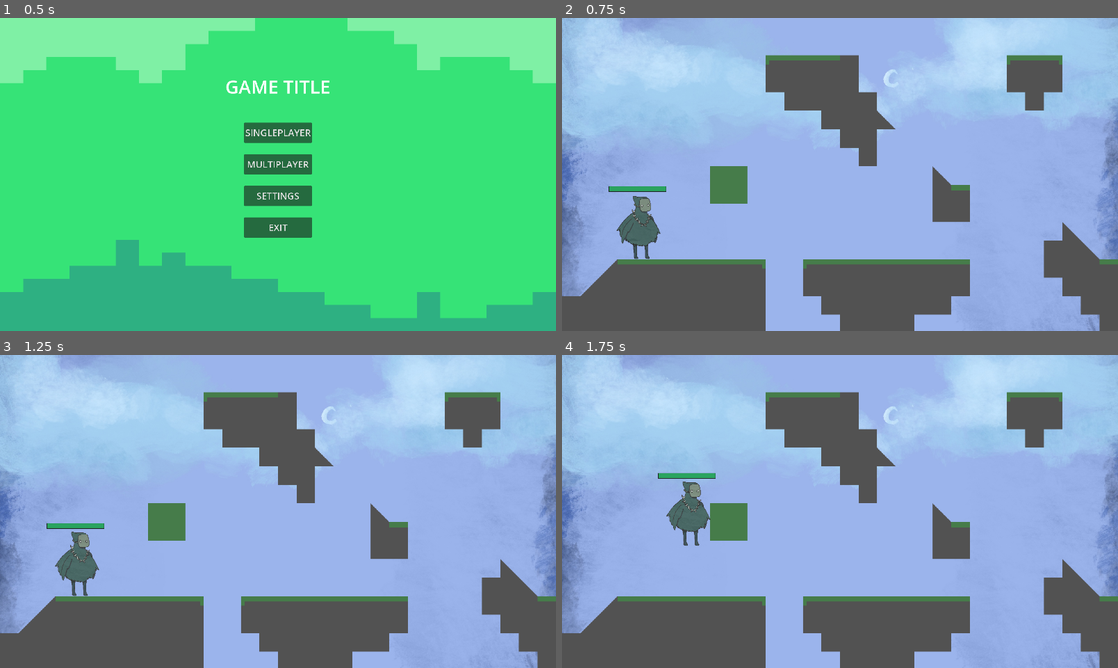
Above: before the commit, frames 1-4 (two rows, left to right).
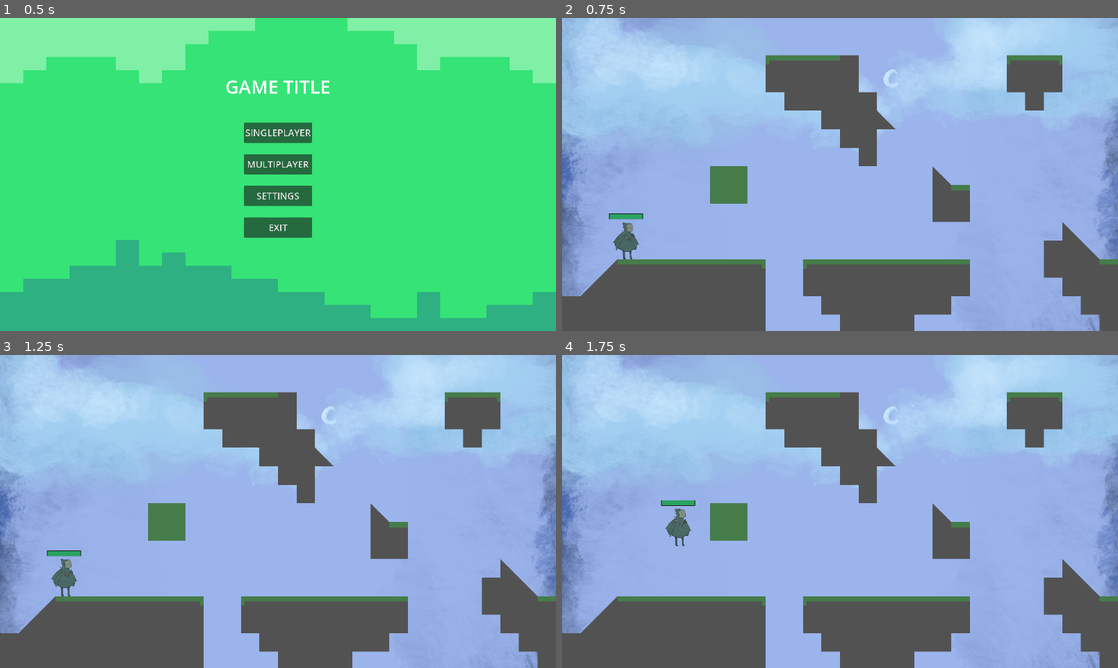
Above: after the commit, the same moments.

Repository: RealityGalaxy/Varis
Game: Godot game, scene res://scenes/main_menu.tscn
The game is run twice, just before and just after one commit, with the same random seed, the same clock (stepped at 60 frames per second) and the same inputs. The engine's default icon, where the game draws it, is replaced by a stand-in: a white triangle on a blue panel in a dark square.
Inputs:
- Up to frame 1 (0.5 s): no input
- Up to frame 2 (0.75 s): click "SINGLEPLAYER" at 0.5 s
- Up to frame 3 (1.25 s): no input
- Up to frame 4 (1.75 s): tap Enter at 1.25 s; hold Right (right) from 1.28 s (still down); tap Up (up) at 1.52 s

Frame 1 is identical in both runs. In frame 2, 1.1% of the frame differs, in the area x 8-19%, y 53-78%; in frame 3, 1.1%; in frame 4, 1.1%.

Commit message:
Small player scale fix

Diff:
--- a/Varis/scenes/char.tscn
+++ b/Varis/scenes/char.tscn
@@ -28,7 +28,7 @@
 }]
 
 [sub_resource type="RectangleShape2D" id="RectangleShape2D_uou4y"]
-size = Vector2(190, 276.25)
+size = Vector2(109.688, 161.25)
 
 [sub_resource type="SceneReplicationConfig" id="SceneReplicationConfig_eqrt6"]
 properties/0/path = NodePath(".:position")
@@ -41,15 +41,15 @@
 script = ExtResource("2_iyq3v")
 
 [node name="Healthbar" parent="." instance=ExtResource("2_vik5t")]
-offset_left = -122.0
+offset_left = -106.25
 offset_top = -110.0
-offset_right = 123.0
+offset_right = 35.75
 offset_bottom = -89.0
 
 [node name="AnimatedSprite2D" type="AnimatedSprite2D" parent="."]
 texture_filter = 1
-position = Vector2(6.25, 63.75)
-scale = Vector2(0.360294, 0.360294)
+position = Vector2(-34.7151, 5.1211)
+scale = Vector2(0.209964, 0.209963)
 sprite_frames = SubResource("SpriteFrames_vghoy")
 frame_progress = 0.762902
 
@@ -58,8 +58,8 @@
 texture = ExtResource("2_fjpeu")
 
 [node name="CollisionShape2D" type="CollisionShape2D" parent="."]
-position = Vector2(6.25, 64.375)
-scale = Vector2(0.999999, 0.999999)
+position = Vector2(-34.8437, 4.375)
+scale = Vector2(0.999998, 0.999998)
 shape = SubResource("RectangleShape2D_uou4y")
 
 [node name="MultiplayerSynchronizer" type="MultiplayerSynchronizer" parent="."]
